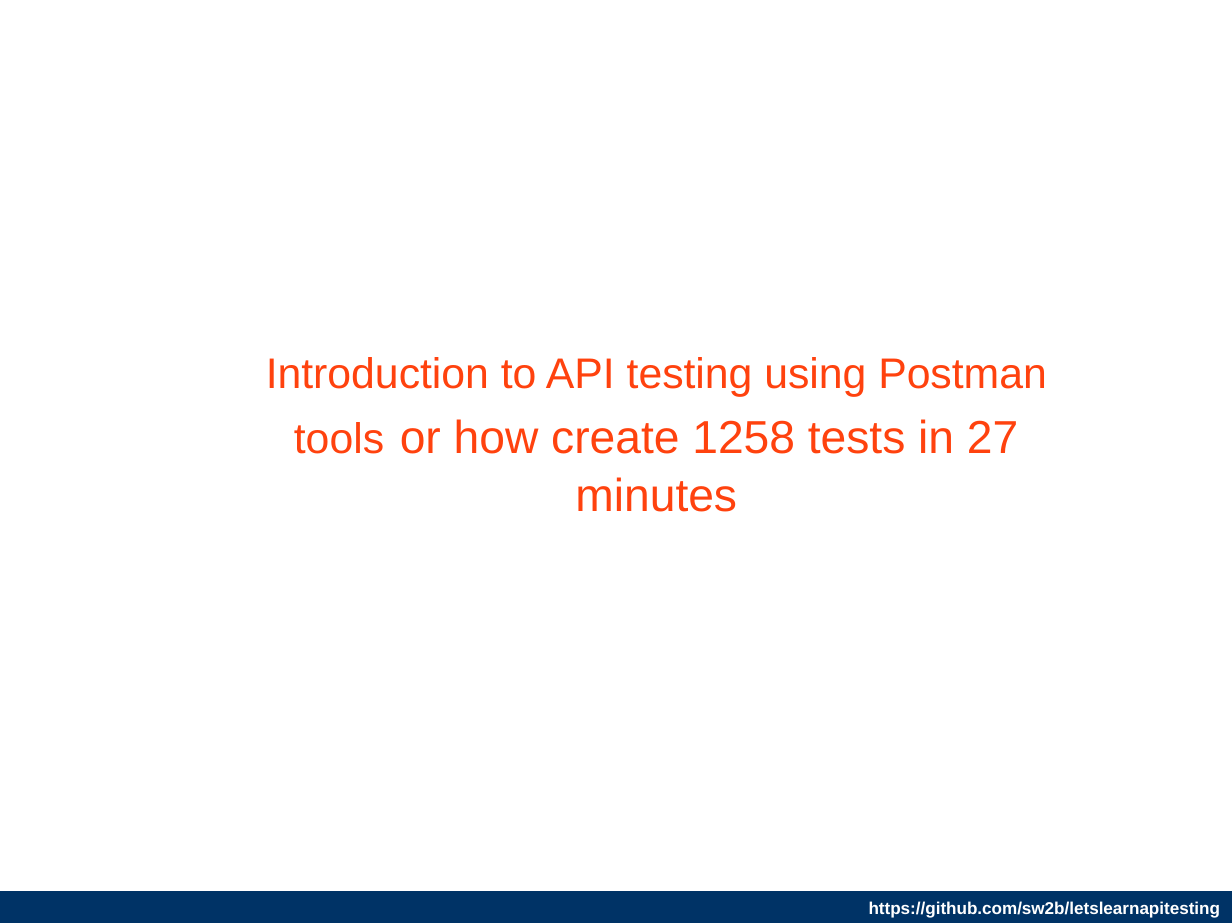
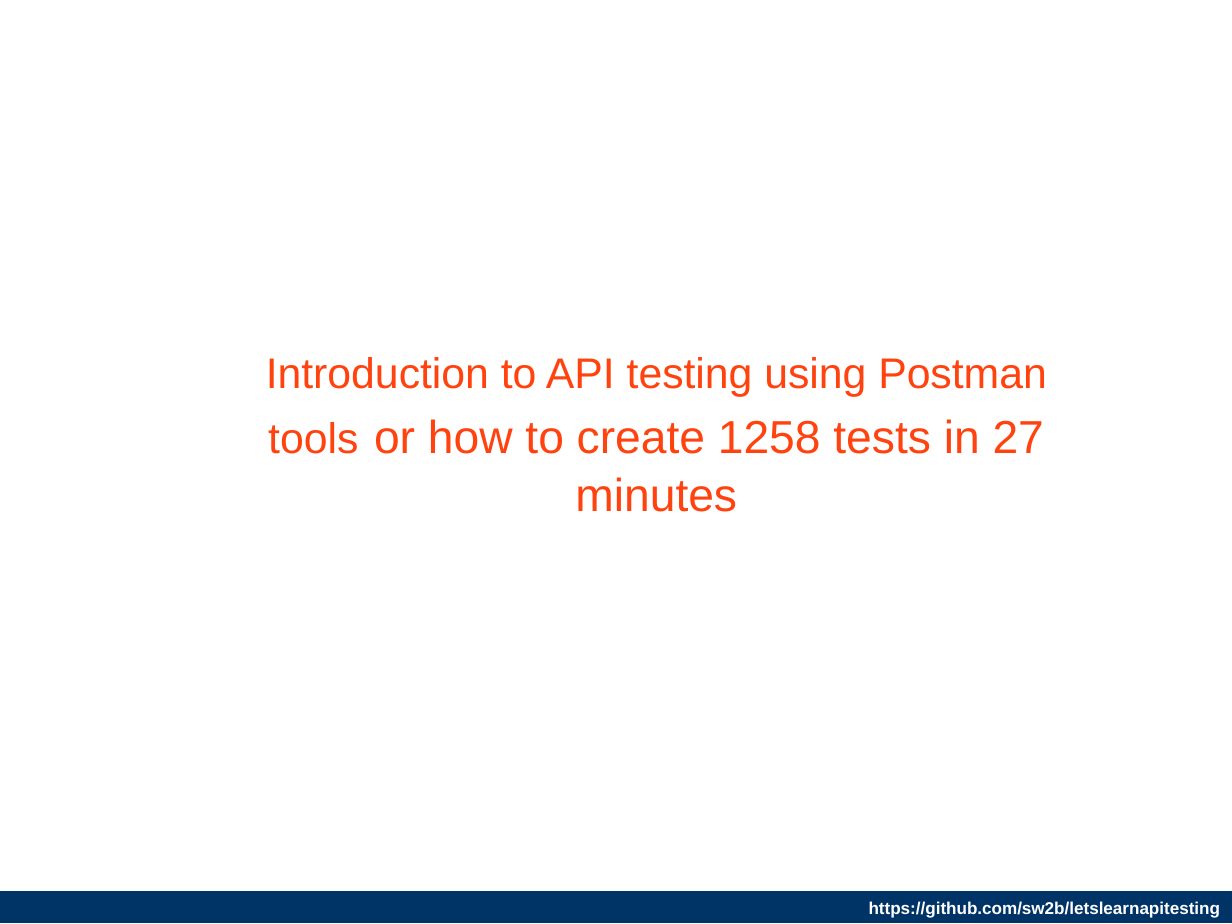
Before and after one commit to AndriiStepura/letslearnapitesting, a slide deck: slide 1 of StartTestingApiWithPostman.odp. Drawn at 1232x924 pixels with LibreOffice and Linux fonts; fonts in the diff are those of the drawing; background and template pictures are left out. Boxes give left, top, right and bottom in pixels: in the first picture for what was removed or moved away, otherwise in the second. Text is boxed around its words. In the diff, an @@ line names an element or a change of style, - is before the commit and + after.

Commit message:
Increased pdf images resolution for better print and fixed missed string " to"

```diff
--- a/StartTestingApiWithPostman.odp
+++ b/StartTestingApiWithPostman.odp
@@ title at <box>266,357,1047,512</box>: text changed @@
-Introduction to API testing using Postman tools or how create 1258 tests in 27 minutes
+Introduction to API testing using Postman tools or how to create 1258 tests in 27 minutes
```
